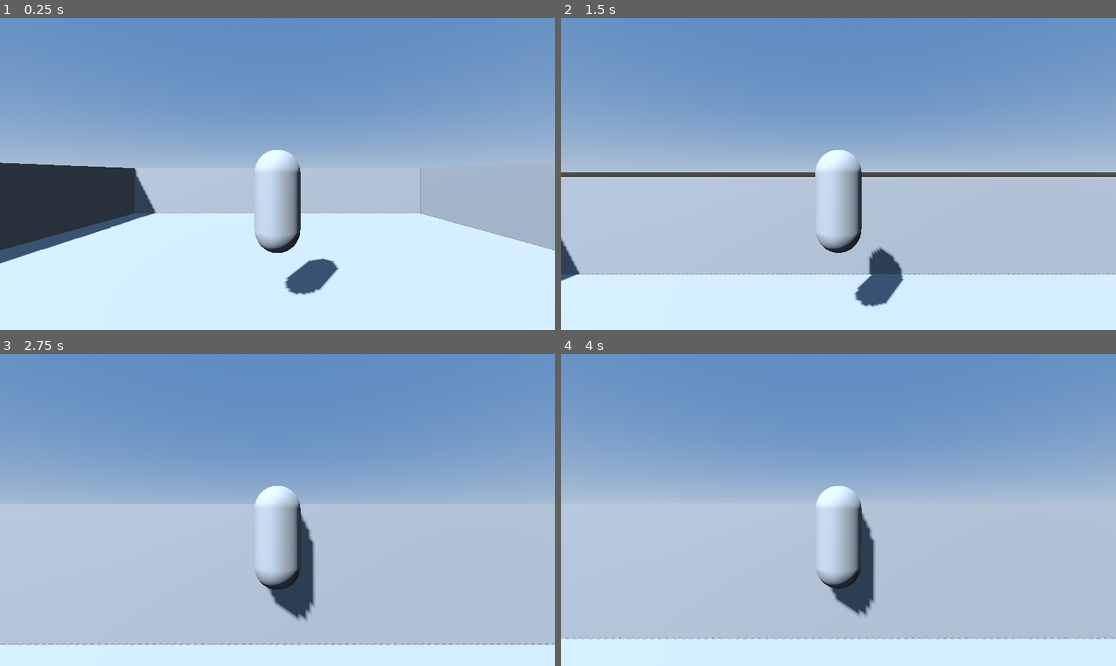
Above: before the commit, frames 1-4 (two rows, left to right).
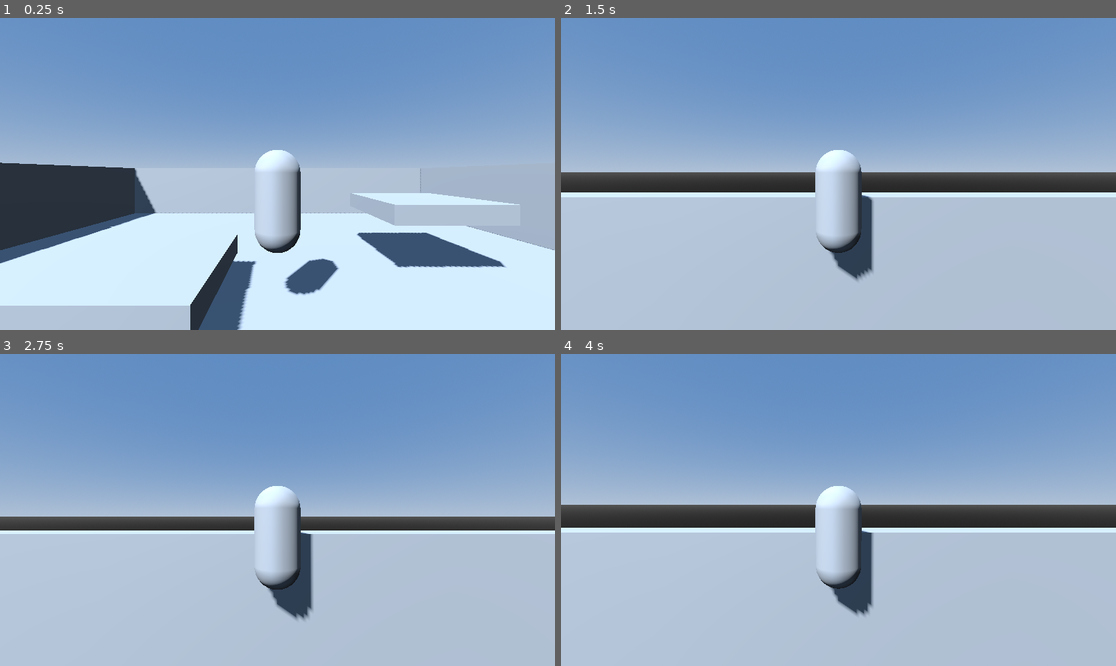
Above: after the commit, the same moments.

Repository: BasilHorizon/BH_Hover_01
Game: Godot game, scene res://scenes/Main.tscn
Same seed, same stepped clock (60 frames per second), same inputs: the game is played once before the commit and once after it.
Inputs (mouse positions are in pixels of both pictures, inside the frame that each line leads up to):
- Up to frame 1 (0.25 s): no input
- Up to frame 2 (1.5 s): move the mouse to (866, 174) at 0.52 s; hold W (move_forward) from 0.53 s (still down); tap Space (jump) at 0.77 s; move the mouse to (810, 174) at 1.27 s
- Up to frame 3 (2.75 s): keep holding W (move_forward); tap Space (jump) at 1.52 s; tap Enter at 2 s; move the mouse to (288, 503) at 2.02 s
- Up to frame 4 (4 s): keep holding W (move_forward); tap Space (jump) at 2.75, 3.02, 3.77 s; move the mouse to (832, 516) at 2.77 s; tap Enter at 3.5 s; move the mouse to (877, 513) at 3.52 s

The runs differ from the first frame. In frame 1, 7.8% of the frame differs, in the area x 0-94%, y 56-100%; in frame 2, 25%, in the area x 0-100%, y 51-100%; in frame 3, 12%; in frame 4, 17%.

Commit message:
Stabilize grounded platform inheritance and support dynamic movers

Diff:
--- a/scenes/Main.tscn
+++ b/scenes/Main.tscn
@@ -1,6 +1,7 @@
-[gd_scene load_steps=11 format=3 uid="uid://bf7wukp1xv8d7"]
+[gd_scene load_steps=12 format=3 uid="uid://bf7wukp1xv8d7"]
 
 [ext_resource type="PackedScene" path="res://scenes/player/Player.tscn" id="1_m3dya"]
+[ext_resource type="PackedScene" path="res://scenes/platform/MovingPlatform.tscn" id="2_8j036"]
 
 [sub_resource type="BoxShape3D" id="BoxShape3D_floor"]
 size = Vector3(20, 1, 20)
@@ -89,3 +90,13 @@
 
 [node name="MeshInstance3D" type="MeshInstance3D" parent="Level/EastWall"]
 mesh = SubResource("BoxMesh_wall")
+
+[node name="HorizontalPlatform" parent="Level" instance=ExtResource("2_8j036")]
+transform = Transform3D(1, 0, 0, 0, 1, 0, 0, 0, 1, -4, 1.25, 0)
+movement_offset = Vector3(3.5, 0, 0)
+cycle_duration = 3.5
+
+[node name="DiagonalPlatform" parent="Level" instance=ExtResource("2_8j036")]
+transform = Transform3D(1, 0, 0, 0, 1, 0, 0, 0, 1, 3.5, 1.75, -3)
+movement_offset = Vector3(2.5, 1.2, 2)
+cycle_duration = 4.5
--- /dev/null
+++ b/scenes/platform/MovingPlatform.tscn
@@ -0,0 +1,22 @@
+[gd_scene load_steps=6 format=3 uid="uid://b1n3au0sif8lx"]
+
+[ext_resource type="Script" path="res://scripts/platform/moving_platform.gd" id="1_v3amt"]
+[ext_resource type="Script" path="res://scripts/platform/platform_velocity_tracker.gd" id="2_3sibh"]
+
+[sub_resource type="BoxShape3D" id="BoxShape3D_5gn7a"]
+size = Vector3(3, 0.5, 3)
+
+[sub_resource type="BoxMesh" id="BoxMesh_hq0kb"]
+size = Vector3(3, 0.5, 3)
+
+[node name="MovingPlatform" type="AnimatableBody3D"]
+script = ExtResource("1_v3amt")
+
+[node name="CollisionShape3D" type="CollisionShape3D" parent="."]
+shape = SubResource("BoxShape3D_5gn7a")
+
+[node name="MeshInstance3D" type="MeshInstance3D" parent="."]
+mesh = SubResource("BoxMesh_hq0kb")
+
+[node name="PlatformVelocityTracker" type="Node" parent="."]
+script = ExtResource("2_3sibh")
--- /dev/null
+++ b/scripts/platform/moving_platform.gd
@@ -0,0 +1,24 @@
+extends AnimatableBody3D
+
+@export var movement_offset: Vector3 = Vector3(3.0, 0.0, 0.0)
+@export var cycle_duration: float = 3.0
+
+var _start_position: Vector3 = Vector3.ZERO
+var _last_position: Vector3 = Vector3.ZERO
+var _velocity: Vector3 = Vector3.ZERO
+var _elapsed: float = 0.0
+
+func _ready() -> void:
+	_start_position = global_position
+	_last_position = _start_position
+
+func _physics_process(delta: float) -> void:
+	_elapsed += delta
+	var cycle: float = max(cycle_duration, 0.001)
+	var phase: float = (_elapsed / cycle) * TAU
+	global_position = _start_position + movement_offset * sin(phase)
+	_velocity = (global_position - _last_position) / max(delta, 0.0001)
+	_last_position = global_position
+
+func get_platform_velocity() -> Vector3:
+	return _velocity
--- /dev/null
+++ b/scripts/platform/platform_velocity_tracker.gd
@@ -0,0 +1,29 @@
+extends Node
+class_name PlatformVelocityTracker
+
+var _previous_transform: Transform3D
+var _velocity: Vector3 = Vector3.ZERO
+
+func _ready() -> void:
+	if get_parent() is Node3D:
+		_previous_transform = (get_parent() as Node3D).global_transform
+
+func _physics_process(delta: float) -> void:
+	if not (get_parent() is Node3D):
+		return
+
+	var platform: Node3D = get_parent() as Node3D
+	var current_transform: Transform3D = platform.global_transform
+	if _previous_transform == Transform3D():
+		_previous_transform = current_transform
+		_velocity = Vector3.ZERO
+		return
+
+	_velocity = (current_transform.origin - _previous_transform.origin) / max(delta, 0.0001)
+	_previous_transform = current_transform
+
+func get_velocity() -> Vector3:
+	return _velocity
+
+func get_platform_velocity() -> Vector3:
+	return _velocity
--- a/scripts/player/player_controller.gd
+++ b/scripts/player/player_controller.gd
@@ -12,6 +12,10 @@
 @export var wallrun_lean_speed: float = 8.0
 @export var wallrun_grace_time: float = 0.2
 @export_range(0.0, 1.0) var wallrun_gravity_factor: float = 0.35
+@export_range(0.0, 1.0) var floor_threshold: float = 0.65
+@export_range(0.0, 89.0) var floor_max_angle_degrees: float = 50.0
+@export var grounded_coyote_time: float = 0.08
+@export_range(0.0, 5.0) var min_dynamic_support_size: float = 0.2
 
 @onready var ground_ray: RayCast3D = $GroundRay
 @onready var wall_ray_left: RayCast3D = $WallRayLeft
@@ -23,9 +27,15 @@
 var _is_wallrunning: bool = false
 var _wall_side: int = 0
 var _wall_contact_timer: float = 0.0
+var _platform_velocity: Vector3 = Vector3.ZERO
+var _platform_prev_transform: Dictionary = {}
+var _is_grounded_by_contact: bool = false
+var _grounded_timer: float = 0.0
 
 func _ready() -> void:
 	Input.set_mouse_mode(Input.MOUSE_MODE_CAPTURED)
+	contact_monitor = true
+	max_contacts_reported = 8
 
 func _unhandled_input(event: InputEvent) -> void:
 	if event is InputEventMouseMotion and Input.mouse_mode == Input.MOUSE_MODE_CAPTURED:
@@ -43,18 +53,128 @@
 	var move_dir: Vector3 = _get_move_direction(input_dir)
 	var current_velocity: Vector3 = linear_velocity
 	var horizontal_velocity: Vector3 = Vector3(current_velocity.x, 0.0, current_velocity.z)
-	var grounded: bool = ground_ray.is_colliding()
-
-	if move_dir != Vector3.ZERO:
-		var control: float = 1.0 if grounded else air_control
-		if horizontal_velocity.length() < max_speed or horizontal_velocity.dot(move_dir) < max_speed:
-			apply_central_force(move_dir * acceleration * control)
+	if _is_grounded_by_contact:
+		_grounded_timer = grounded_coyote_time
+	else:
+		_grounded_timer = max(_grounded_timer - delta, 0.0)
+
+	var grounded: bool = ground_ray.is_colliding() or _grounded_timer > 0.0
+	if not grounded:
+		_platform_velocity = Vector3.ZERO
+
+	var platform_horizontal_velocity: Vector3 = Vector3(_platform_velocity.x, 0.0, _platform_velocity.z)
+	var target_horizontal_velocity: Vector3 = move_dir * max_speed + platform_horizontal_velocity
+	var horizontal_velocity_error: Vector3 = target_horizontal_velocity - horizontal_velocity
+	var control: float = 1.0 if grounded else air_control
+	apply_central_force(horizontal_velocity_error * acceleration * control)
+
+	if move_dir == Vector3.ZERO and grounded and platform_horizontal_velocity == Vector3.ZERO:
+		apply_central_force(-horizontal_velocity * acceleration * 0.15)
 
 	if Input.is_action_just_pressed("jump") and grounded:
 		apply_central_impulse(Vector3.UP * jump_impulse)
 
 	_handle_wallrun(delta, grounded, move_dir)
 	_apply_wallrun_lean(delta)
+
+func _integrate_forces(state: PhysicsDirectBodyState3D) -> void:
+	_platform_velocity = _get_ground_platform_velocity_from_state(state, state.step)
+
+func _get_ground_platform_velocity_from_state(state: PhysicsDirectBodyState3D, delta: float) -> Vector3:
+	var gravity_vector: Vector3 = ProjectSettings.get_setting("physics/3d/default_gravity_vector")
+	var up_dir: Vector3 = -gravity_vector.normalized()
+	var min_floor_dot: float = max(floor_threshold, cos(deg_to_rad(floor_max_angle_degrees)))
+	var best_floor_dot: float = -1.0
+	var floor_velocity: Vector3 = Vector3.ZERO
+	_is_grounded_by_contact = false
+
+	for i in state.get_contact_count():
+		var collider: Object = state.get_contact_collider_object(i)
+		if collider == null:
+			continue
+
+		var local_normal: Vector3 = state.get_contact_local_normal(i)
+		if local_normal == Vector3.ZERO:
+			continue
+
+		var world_normal: Vector3 = (global_transform.basis * local_normal).normalized()
+		var floor_dot: float = world_normal.dot(up_dir)
+		if floor_dot <= min_floor_dot:
+			continue
+
+		if floor_dot > best_floor_dot:
+			best_floor_dot = floor_dot
+			_is_grounded_by_contact = true
+			floor_velocity = _get_contact_velocity(state, i, collider, delta)
+
+	return floor_velocity
+
+func _get_contact_velocity(state: PhysicsDirectBodyState3D, contact_idx: int, collider: Object, delta: float) -> Vector3:
+	if state.has_method("get_contact_collider_velocity_at_position"):
+		var velocity_at_contact: Variant = state.call("get_contact_collider_velocity_at_position", contact_idx)
+		if velocity_at_contact is Vector3:
+			return velocity_at_contact
+
+	if not _is_supported_dynamic_ground(collider):
+		return Vector3.ZERO
+
+	return _get_collider_velocity(collider, delta)
+
+func _is_supported_dynamic_ground(collider: Object) -> bool:
+	if collider is not Node3D:
+		return false
+
+	var body: Node3D = collider as Node3D
+	if body is StaticBody3D:
+		return false
+
+	var aabb: AABB = _resolve_node_aabb(body)
+	if aabb == AABB():
+		return true
+
+	var largest_extent: float = max(aabb.size.x, max(aabb.size.y, aabb.size.z))
+	return largest_extent >= min_dynamic_support_size
+
+func _resolve_node_aabb(node: Node3D) -> AABB:
+	for child in node.get_children():
+		if child is MeshInstance3D:
+			var mesh_instance: MeshInstance3D = child as MeshInstance3D
+			if mesh_instance.mesh:
+				return mesh_instance.mesh.get_aabb()
+
+	for child in node.get_children():
+		if child is CollisionShape3D:
+			var collision: CollisionShape3D = child as CollisionShape3D
+			if collision.shape:
+				return collision.shape.get_debug_mesh().get_aabb()
+
+	return AABB()
+
+func _get_collider_velocity(collider: Object, delta: float) -> Vector3:
+	if collider is RigidBody3D:
+		return (collider as RigidBody3D).linear_velocity
+
+	if collider is AnimatableBody3D or collider is CharacterBody3D:
+		if collider.has_method("get_platform_velocity"):
+			return collider.call("get_platform_velocity")
+
+		if collider is Node:
+			var collider_node: Node = collider as Node
+			var tracker: Node = collider_node.get_node_or_null("PlatformVelocityTracker")
+			if tracker and tracker.has_method("get_velocity"):
+				return tracker.call("get_velocity")
+
+		if collider is Node3D:
+			var body: Node3D = collider as Node3D
+			var id: int = body.get_instance_id()
+			if _platform_prev_transform.has(id):
+				var prev_transform: Transform3D = _platform_prev_transform[id]
+				var velocity: Vector3 = (body.global_transform.origin - prev_transform.origin) / max(delta, 0.0001)
+				_platform_prev_transform[id] = body.global_transform
+				return velocity
+			_platform_prev_transform[id] = body.global_transform
+
+	return Vector3.ZERO
 
 func _handle_wallrun(delta: float, grounded: bool, move_dir: Vector3) -> void:
 	var touching_left: bool = wall_ray_left.is_colliding()
